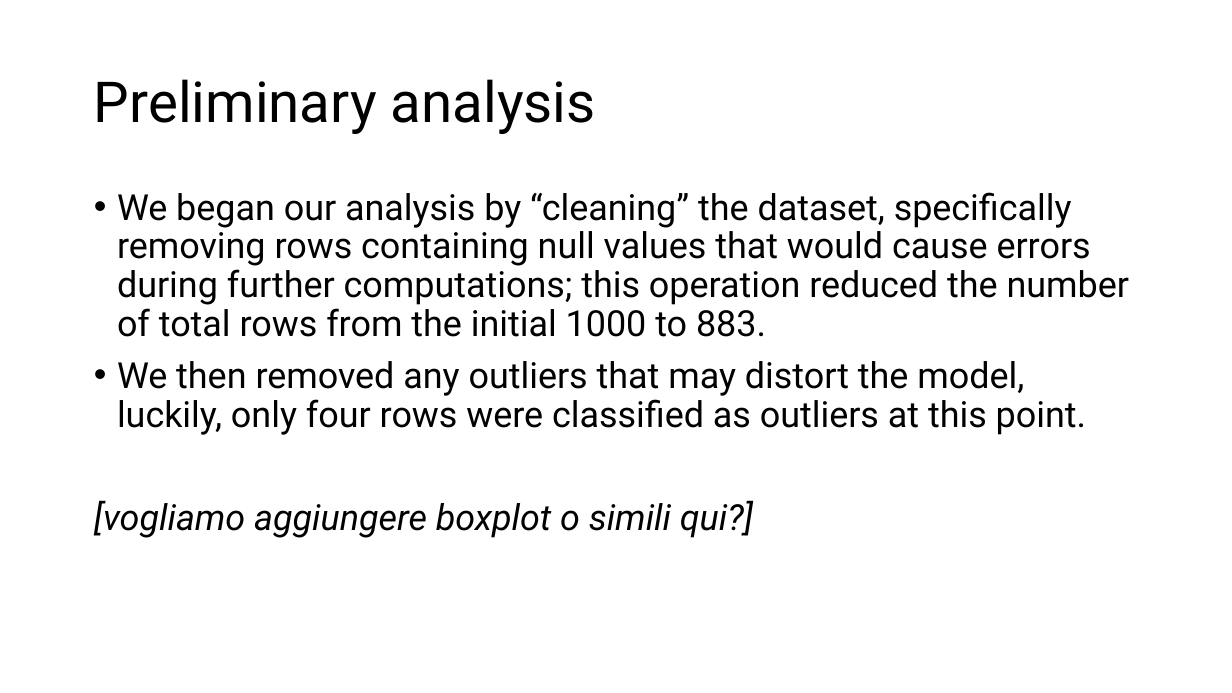
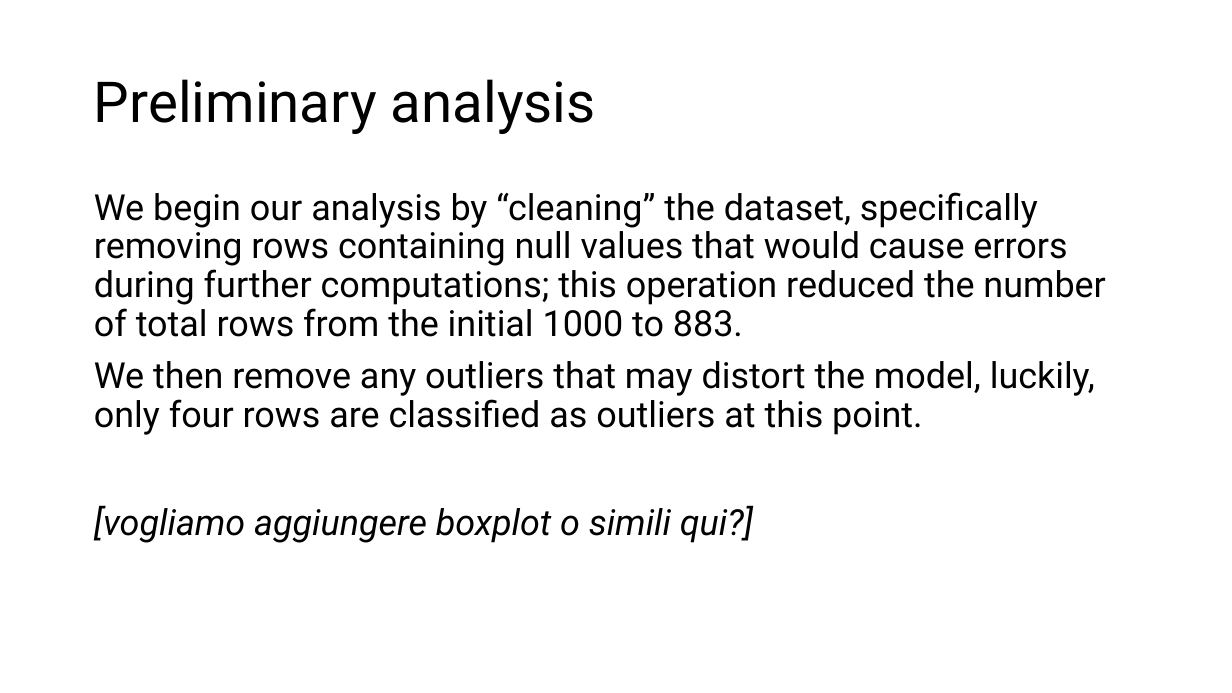
Before and after one commit to DanieleGotti/Food_Delivery_Time_Prediction, a slide deck: slide 5 of Presentazione_progetto.pptx. Drawn at 1232x693 pixels with LibreOffice and Linux fonts; fonts in the diff are those of the drawing. Boxes give left, top, right and bottom in pixels: in the first picture for what was removed or moved away, otherwise in the second. Text is boxed around its words. In the diff, an @@ line names an element or a change of style, - is before the commit and + after.

Commit message:
update presentazione

```diff
--- a/Presentazione_progetto.pptx
+++ b/Presentazione_progetto.pptx
@@ text at (x1=94, y1=192, x2=1105, y2=435): text changed @@
-• We began our analysis by “cleaning” the dataset, specifically removing rows containing null values that would cause errors during further computations; this operation reduced the number of total rows from the initial 1000 to 883.
-• We then removed any outliers that may distort the model, luckily, only four rows were classified as outliers at this point.
+We begin our analysis by “cleaning” the dataset, specifically removing rows containing null values that would cause errors during further computations; this operation reduced the number of total rows from the initial 1000 to 883.
+We then remove any outliers that may distort the model, luckily, only four rows are classified as outliers at this point.
```
Also in this commit, not shown: 2 other slides changed, 5 slides added, 1 slide removed, 2 other files.
